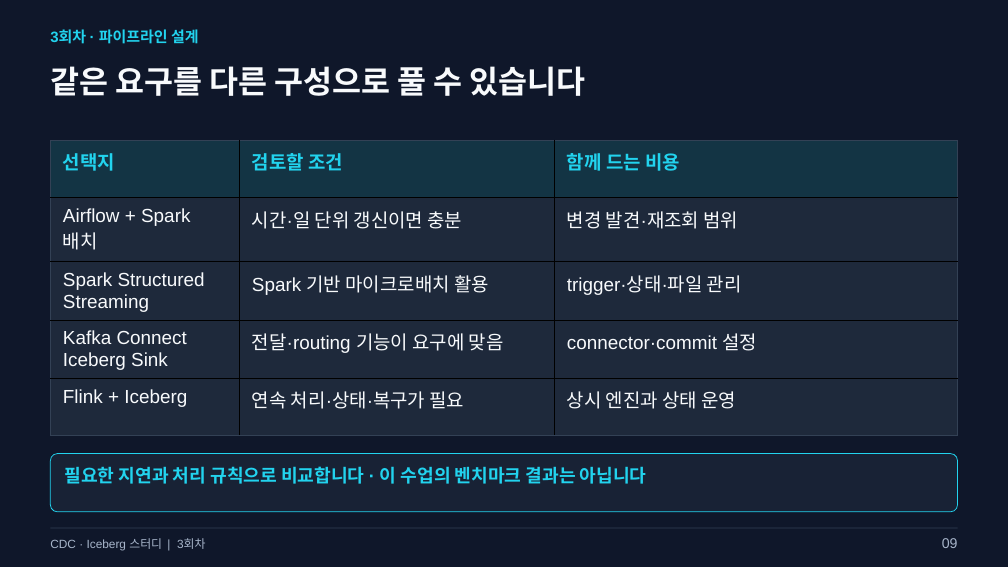
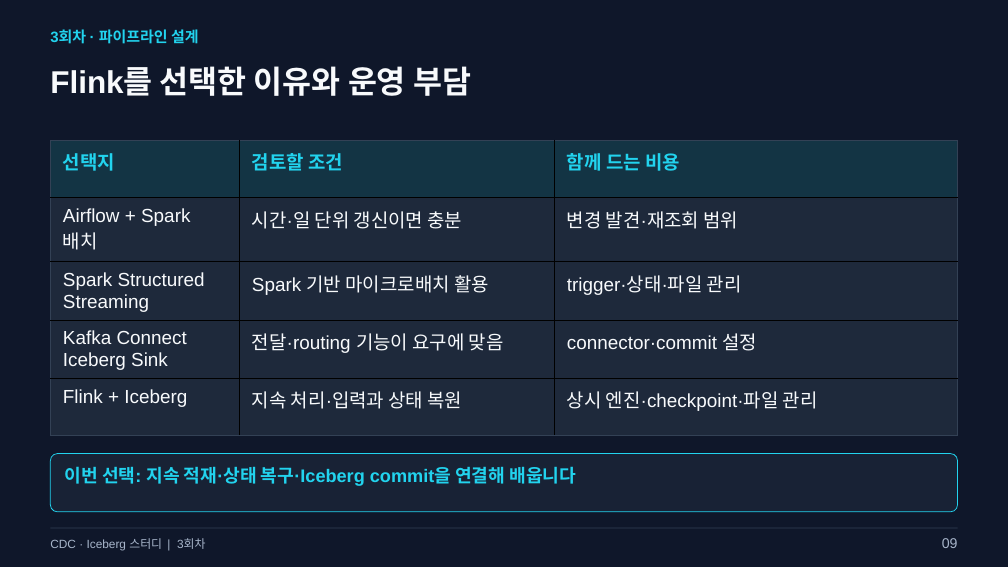
Before and after one commit to kim-dabin/cdc-lakehouse-study, a slide deck: slide 9 of labs/session03/slides/03-session03.pptx. Drawn at 1008x567 pixels with LibreOffice and Linux fonts; fonts in the diff are those of the drawing. Boxes give left, top, right and bottom in pixels: in the first picture for what was removed or moved away, otherwise in the second. Text is boxed around its words. In the diff, an @@ line names an element or a change of style, - is before the commit and + after.

```diff
--- a/labs/session03/slides/03-session03.pptx
+++ b/labs/session03/slides/03-session03.pptx
@@ text at (50,66,471,96): text changed @@
-같은 요구를 다른 구성으로 풀 수 있습니다
+Flink를 선택한 이유와 운영 부담
@@ table at (51,140,958,427) @@
-row 5, column 2: 연속 처리·상태·복구가 필요
+row 5, column 2: 지속 처리·입력과 상태 복원
-row 5, column 3: 상시 엔진과 상태 운영
+row 5, column 3: 상시 엔진·checkpoint·파일 관리
@@ text at (65,466,576,486): text changed @@
-필요한 지연과 처리 규칙으로 비교합니다 · 이 수업의 벤치마크 결과는 아닙니다
+이번 선택: 지속 적재·상태 복구·Iceberg commit을 연결해 배웁니다
```
Also in this commit, not shown: 2 other slides changed, 1 slide added, 1 slide removed, 7 other files.
